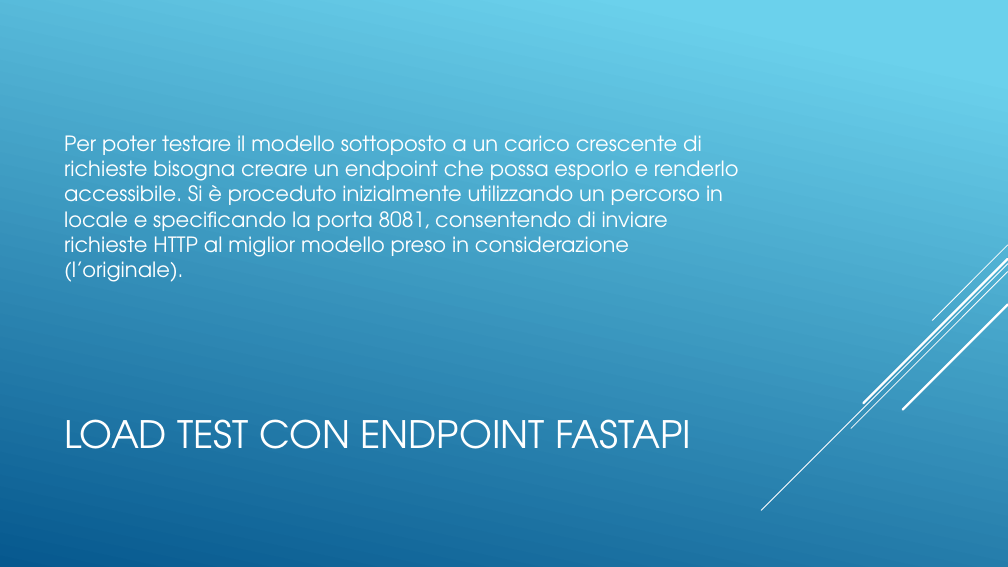
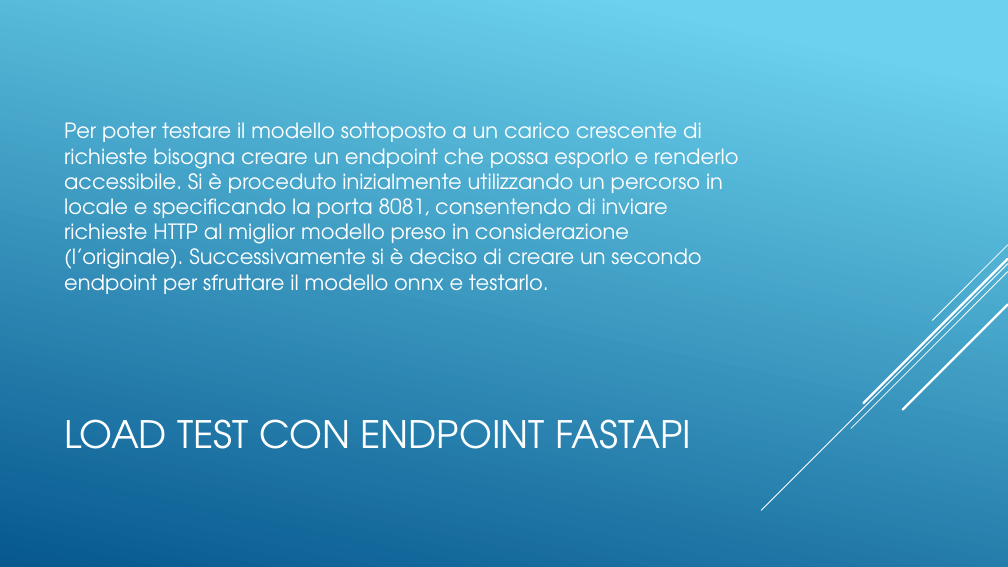
Before and after one commit to Bognanni/gsasrec-py-rust, a slide deck: slide 18 of Gsasrec.pptx. Drawn at 1008x567 pixels with LibreOffice and Linux fonts; fonts in the diff are those of the drawing. Boxes give left, top, right and bottom in pixels: in the first picture for what was removed or moved away, otherwise in the second. Text is boxed around its words. In the diff, an @@ line names an element or a change of style, - is before the commit and + after.

Commit message:
Update: new values for the config for the load test

```diff
--- a/Gsasrec.pptx
+++ b/Gsasrec.pptx
@@ text at [64, 122, 739, 294]: text changed @@
-Per poter testare il modello sottoposto a un carico crescente di richieste bisogna creare un endpoint che possa esporlo e renderlo accessibile. Si è proceduto inizialmente utilizzando un percorso in locale e specificando la porta 8081, consentendo di inviare richieste HTTP al miglior modello preso in considerazione (l’originale).
+Per poter testare il modello sottoposto a un carico crescente di richieste bisogna creare un endpoint che possa esporlo e renderlo accessibile. Si è proceduto inizialmente utilizzando un percorso in locale e specificando la porta 8081, consentendo di inviare richieste HTTP al miglior modello preso in considerazione (l’originale). Successivamente si è deciso di creare un secondo endpoint per sfruttare il modello onnx e testarlo.
```
Also in this commit, not shown: 1 other slide changed, 1 other file.
